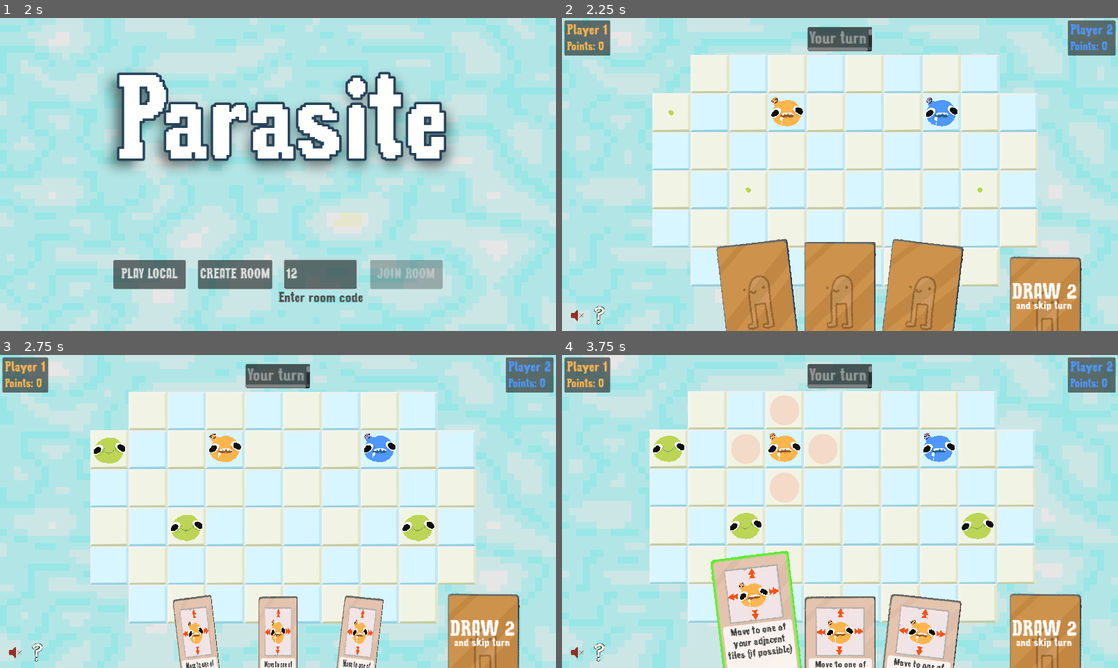
Above: before the commit, frames 1-4 (two rows, left to right).
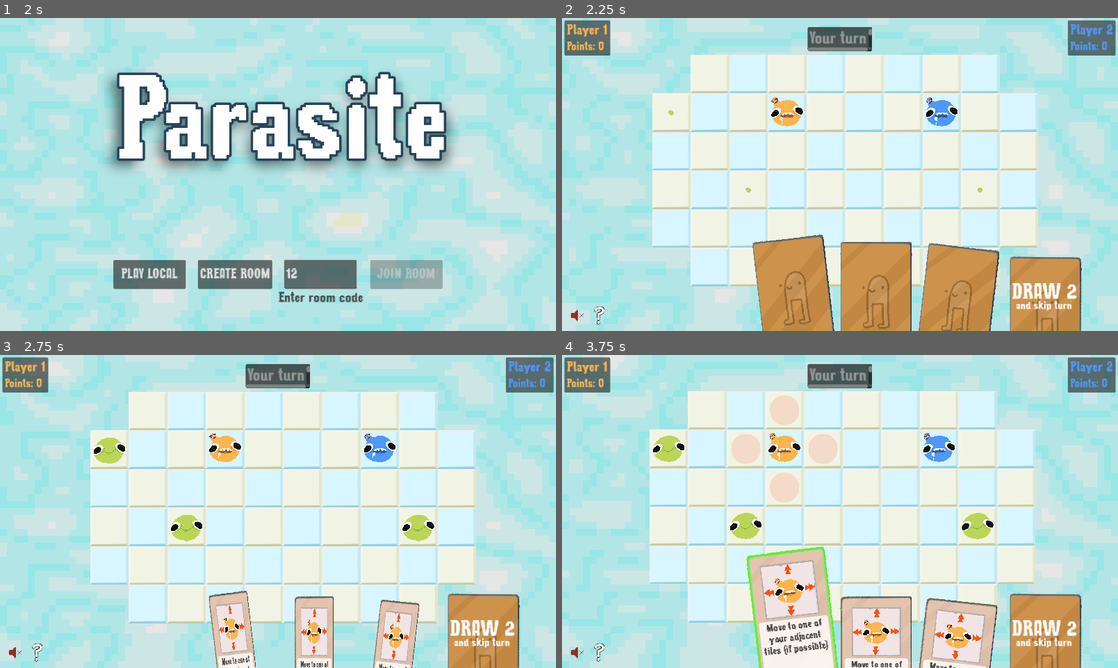
Above: after the commit, the same moments.

Repository: patator62180/GDWL_67
Game: Godot game, scene res://scenes/main/main.tscn
Same seed, same stepped clock (60 frames per second), same inputs: the game is played once before the commit and once after it.
Inputs (mouse positions are in pixels of both pictures, inside the frame that each line leads up to):
- Up to frame 1 (2 s): click "[FAKE] Start as player (local)" at 0.5 s; click (322, 274) at 1.27 s; type "12" at 1.35 s
- Up to frame 2 (2.25 s): click "PLAY LOCAL" at 2 s
- Up to frame 3 (2.75 s): no input
- Up to frame 4 (3.75 s): tap Enter (ui_accept) at 2.75 s; drag from (840, 511) to (895, 442) at 2.77 s; drag from (762, 655) to (812, 574) at 3.52 s

Frame 1 is identical in both runs. In frame 2, 7.7% of the frame differs, in the area x 27-79%, y 69-100%; in frame 3, 8.7%; in frame 4, 10%, in the area x 26-79%, y 61-100%.

Commit message:
fix confetti

Diff:
--- a/scenes/HUD/hud.gd
+++ b/scenes/HUD/hud.gd
@@ -14,6 +14,7 @@
 @export var mute_button : BaseButton
 @export var help_button : TextureButton
 @export var help_panel : Panel
+@export var confetti_launcher : ConfettiLauncher
 
 signal mute_music
 
@@ -25,6 +26,7 @@
     game.game_finished.connect(on_game_over)
     mute_button.toggled.connect(_on_mute_sound_toggled)
     help_button.toggled.connect(on_help_toggled)
+    game.game_finished.connect(confetti_launcher.on_game_finished)
 
 func on_game_over(player_won : bool):
     win_label.visible = player_won
--- a/scenes/HUD/hud.tscn
+++ b/scenes/HUD/hud.tscn
@@ -10,6 +10,7 @@
 [ext_resource type="Texture2D" uid="uid://b1orgs2hp4nuk" path="res://sprites/help_pressed.png" id="7_mm06l"]
 [ext_resource type="Texture2D" uid="uid://bsqi6cgf3k5c7" path="res://sprites/sound_unmute.png" id="7_yym30"]
 [ext_resource type="Theme" uid="uid://bnf832jc7xfl4" path="res://scenes/background/theme_principal.tres" id="8_0kiu8"]
+[ext_resource type="PackedScene" uid="uid://bu53sejq08set" path="res://scenes/confetti_launcher/confetti_launcher.tscn" id="11_w4pok"]
 
 [sub_resource type="LabelSettings" id="LabelSettings_hyrud"]
 font_size = 50
@@ -30,7 +31,7 @@
 corner_radius_bottom_right = 5
 corner_radius_bottom_left = 5
 
-[node name="HUD" type="CanvasLayer" node_paths=PackedStringArray("player_cards", "hand", "your_turn_label", "other_player_turn_label", "win_label", "lose_label", "mute_button", "help_button", "help_panel")]
+[node name="HUD" type="CanvasLayer" node_paths=PackedStringArray("player_cards", "hand", "your_turn_label", "other_player_turn_label", "win_label", "lose_label", "mute_button", "help_button", "help_panel", "confetti_launcher")]
 script = ExtResource("1_wj8wa")
 player_cards = [NodePath("PlayerCards/PlayerCard0Anchor/PlayerCard0"), NodePath("PlayerCards/PlayerCard1Anchor/PlayerCard1"), NodePath("PlayerCards/PlayerCard2Anchor/PlayerCard2"), NodePath("PlayerCards/PlayerCard3Anchor/PlayerCard3")]
 hand = NodePath("Hand")
@@ -41,6 +42,7 @@
 mute_button = NodePath("MuteSound")
 help_button = NodePath("Help")
 help_panel = NodePath("HelpPanel")
+confetti_launcher = NodePath("ConfettiLauncher")
 
 [node name="PlayerCards" type="Control" parent="."]
 layout_mode = 3
@@ -261,5 +263,7 @@
 virtual_keyboard_enabled = false
 middle_mouse_paste_enabled = false
 
+[node name="ConfettiLauncher" parent="." instance=ExtResource("11_w4pok")]
+
 [connection signal="gui_input" from="InputManager" to="InputManager" method="_on_gui_input"]
 [connection signal="mouse_exited" from="InputManager" to="InputManager" method="_on_mouse_exited"]
--- a/scenes/camera/camera_2d.gd
+++ b/scenes/camera/camera_2d.gd
@@ -6,7 +6,6 @@
 
 @export var camera_drag : float = 25
 @export var shockwave : Shockwave
-@export var confetti_launcher : ConfettiLauncher
 
 func _init():
     instance = self
--- a/scenes/camera/camera_2d.tscn
+++ b/scenes/camera/camera_2d.tscn
@@ -1,16 +1,11 @@
-[gd_scene load_steps=4 format=3 uid="uid://dr81328k8drup"]
+[gd_scene load_steps=3 format=3 uid="uid://dr81328k8drup"]
 
 [ext_resource type="Script" path="res://scenes/camera/camera_2d.gd" id="1_3l2qm"]
 [ext_resource type="PackedScene" uid="uid://5cbujpr3l37j" path="res://scenes/camera/shockwave.tscn" id="2_5g353"]
-[ext_resource type="PackedScene" uid="uid://bu53sejq08set" path="res://scenes/confetti_launcher/confetti_launcher.tscn" id="3_ee3ys"]
 
-[node name="Camera2D" type="Camera2D" node_paths=PackedStringArray("shockwave", "confetti_launcher")]
+[node name="Camera2D" type="Camera2D" node_paths=PackedStringArray("shockwave")]
 zoom = Vector2(0.8, 0.8)
 script = ExtResource("1_3l2qm")
-camera_drag = null
 shockwave = NodePath("Shockwave")
-confetti_launcher = NodePath("ConfettiLauncher")
 
 [node name="Shockwave" parent="." instance=ExtResource("2_5g353")]
-
-[node name="ConfettiLauncher" parent="." instance=ExtResource("3_ee3ys")]
--- a/scenes/cards/card.tscn
+++ b/scenes/cards/card.tscn
@@ -176,10 +176,9 @@
 anchor_top = 0.5
 anchor_right = 0.5
 anchor_bottom = 0.5
-offset_left = -75.0
-offset_top = -125.002
-offset_right = 75.0
-offset_bottom = 124.999
+offset_top = 0.000152588
+offset_right = 150.0
+offset_bottom = 250.001
 grow_horizontal = 2
 grow_vertical = 2
 pivot_offset = Vector2(75, 125)
--- a/scenes/game/game.gd
+++ b/scenes/game/game.gd
@@ -297,8 +297,6 @@
     game_finished.emit(player_winning_index == player_controller.player_index)
 
     get_tree().get_root().get_node("BackgroundMusic/BGMusic").stream_paused = true
-    if player_winning_index == player_controller.player_index:
-        camera.confetti_launcher.fire_confetti()
 
     # on cache tout
     is_game_over = true
Not shown: 1 places in scenes/HUD/hud.tscn that only renumber resources
